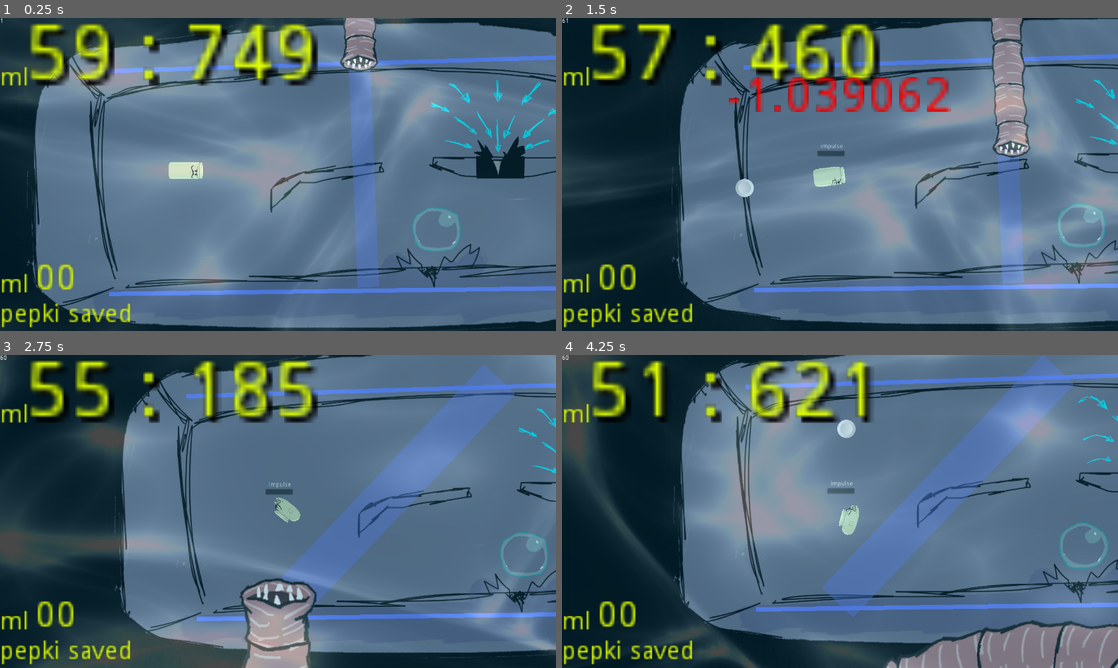
Above: before the commit, frames 1-4 (two rows, left to right).
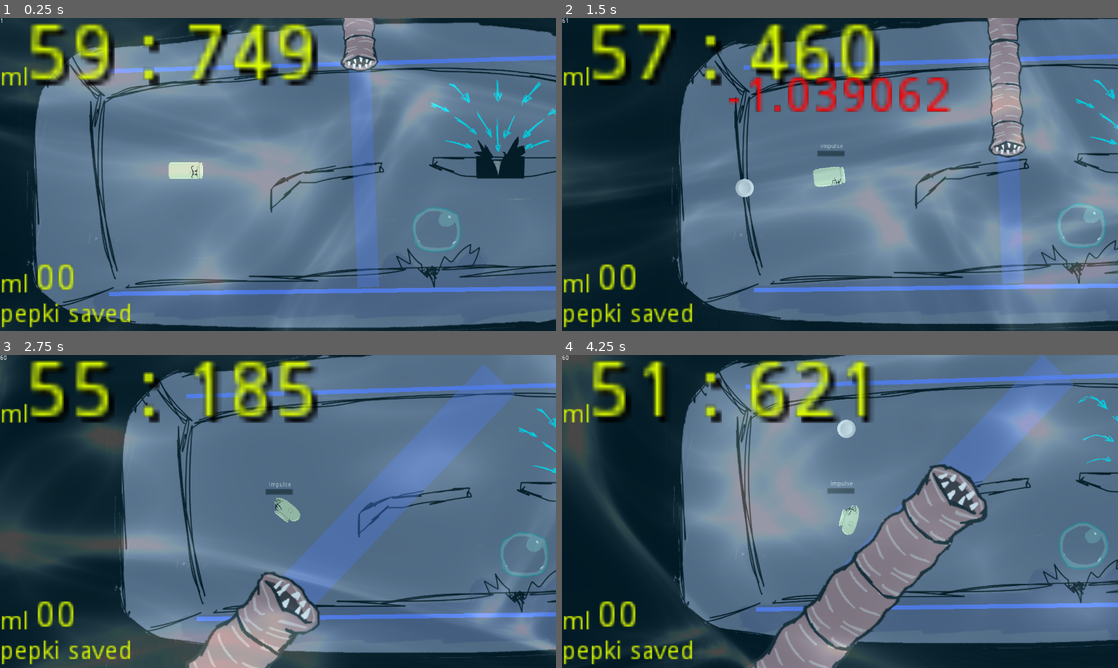
Above: after the commit, the same moments.

Repository: UserDotCpp/List_Jam2-submission
Game: Godot game, scene res://scenes/main.tscn
Same seed, same stepped clock (60 frames per second), same inputs: the game is played once before the commit and once after it.
Inputs (mouse positions are in pixels of both pictures, inside the frame that each line leads up to):
- Up to frame 1 (0.25 s): no input
- Up to frame 2 (1.5 s): move the mouse to (784, 174) at 0.52 s; press the mouse at (784, 174) at 0.53 s; move the mouse to (728, 190) at 1.27 s; release the mouse at (728, 190) at 1.28 s; right-click (728, 190) at 1.35 s; click (728, 190) at 1.42 s
- Up to frame 3 (2.75 s): move the mouse to (333, 442) at 2.02 s; press the mouse at (333, 442) at 2.03 s
- Up to frame 4 (4.25 s): move the mouse to (812, 574) at 2.77 s; release the mouse at (812, 574) at 2.78 s; right-click (812, 574) at 2.85 s; click (812, 574) at 2.92 s; move the mouse to (1006, 558) at 3.52 s; press the mouse at (1006, 558) at 3.53 s

The runs differ from the first frame. In frame 1, 0.2% of the frame differs, in the area x 61-69%, y 0-18%; in frame 2, 1.3%; in frame 3, 3.5%; in frame 4, 14%, in the area x 34-100%, y 34-100%.

Commit message:
fix: worm rotation

Diff:
--- a/scripts/flag.gd
+++ b/scripts/flag.gd
@@ -55,15 +55,26 @@
 	if (randi() % 2 + 1) == 1:#up or down
 		worm_spawn_position = Vector2(rng.randf_range(up.x, up.y),up.z)
 		worm_direction = Vector2(rng.randf_range(down.x, down.y),down.z)
+		var direction = worm_direction - worm_spawn_position
+		var real_angle = (direction.angle() * 180) / PI
+
 		$direction_line.set_point_position(0 , worm_spawn_position)
 		$direction_line.set_point_position(1, worm_direction)
-		worm_rotation_degrees = 180
+		var x = worm_direction - worm_spawn_position
+		x = x.normalized() * x.length()
+		worm_rotation_degrees = real_angle + 90
 	else:
 		worm_spawn_position = Vector2(rng.randf_range(down.x, down.y),down.z)
 		worm_direction = Vector2(rng.randf_range(up.x, up.y),up.z)
+		var direction = worm_direction - worm_spawn_position
+		var real_angle = (direction.angle() * 180) / PI
+
 		$direction_line.set_point_position(0, worm_spawn_position)
 		$direction_line.set_point_position(1, worm_direction)
-		worm_rotation_degrees = 0
+		var x = worm_direction - worm_spawn_position
+		x = x.normalized() * x.length()
+		worm_rotation_degrees = real_angle + 90
+
 	#$worm/body1.position = worm_spawn_position
 	get_node("worm_place").add_child(worm_instance)
 	worm_instance.z_index = 1
